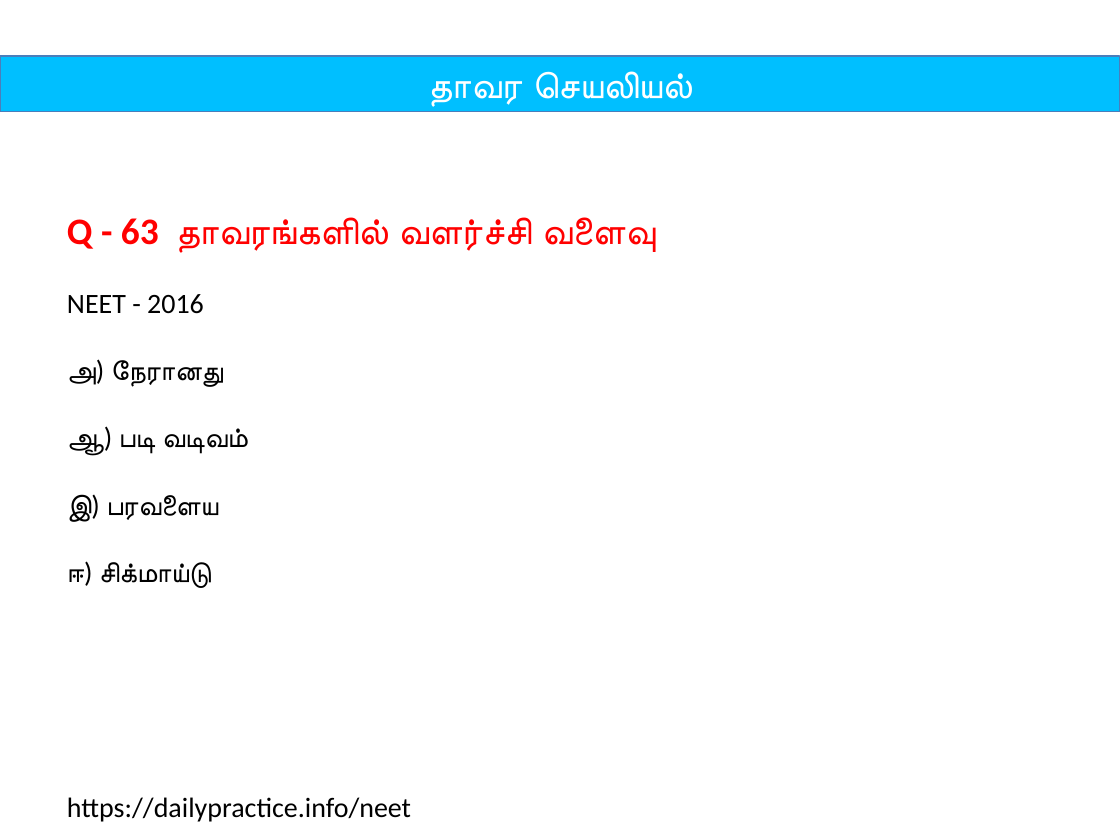
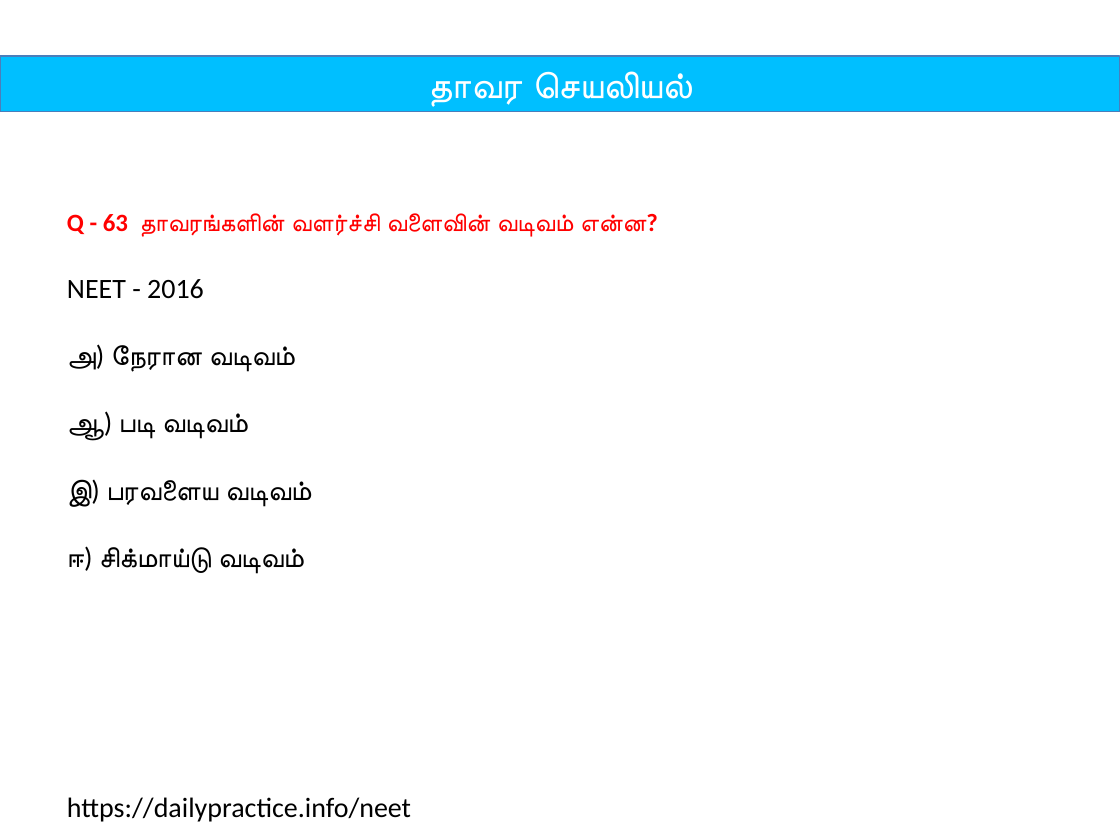
Before and after one commit to tvmani/tvmani.github.io, a slide deck: slide 126 of tamil_biology/unit_05_plant_physiology.pptx. Drawn at 1120x840 pixels with LibreOffice and Linux fonts; fonts in the diff are those of the drawing. Boxes give left, top, right and bottom in pixels: in the first picture for what was removed or moved away, otherwise in the second. Text is boxed around its words. In the diff, an @@ line names an element or a change of style, - is before the commit and + after.

```diff
--- a/tamil_biology/unit_05_plant_physiology.pptx
+++ b/tamil_biology/unit_05_plant_physiology.pptx
@@ text at (x1=67, y1=213, x2=658, y2=237): text changed; size 24 to 16 pt @@
-Q - 63 தாவரங்களில் வளர்ச்சி வளைவு
+Q - 63 தாவரங்களின் வளர்ச்சி வளைவின் வடிவம் என்ன?
@@ text at (x1=67, y1=344, x2=292, y2=372): text changed @@
-அ) நேரானது
+அ) நேரான வடிவம்
@@ text at (x1=67, y1=479, x2=308, y2=574): text changed @@
-இ) பரவளைய
-ஈ) சிக்மாய்டு
+இ) பரவளைய வடிவம்
+ஈ) சிக்மாய்டு வடிவம்
```
Also in this commit, not shown: 39 other slides changed, 2 other files.
